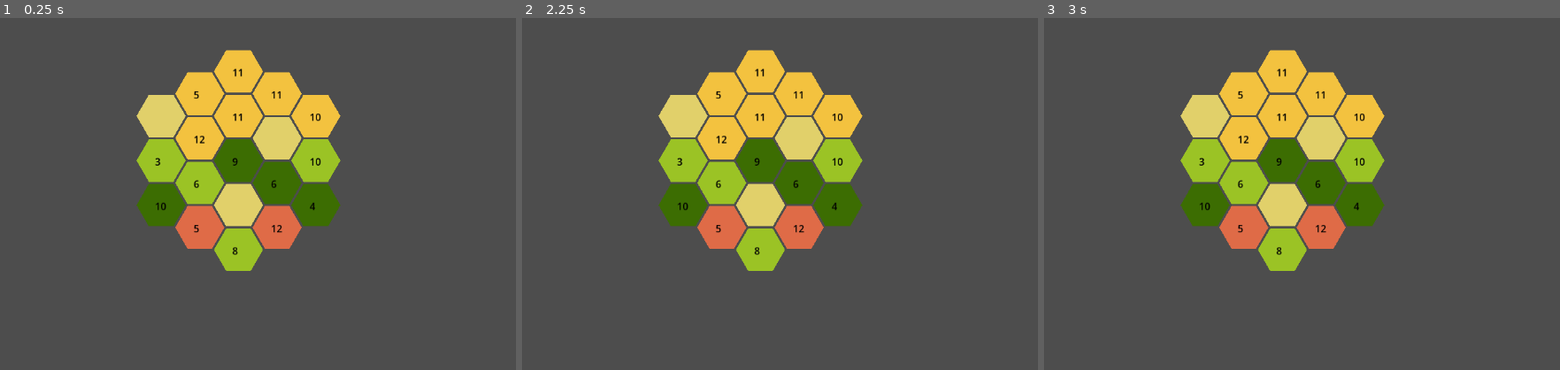
Above: before the commit, frames 1-3 (left to right).
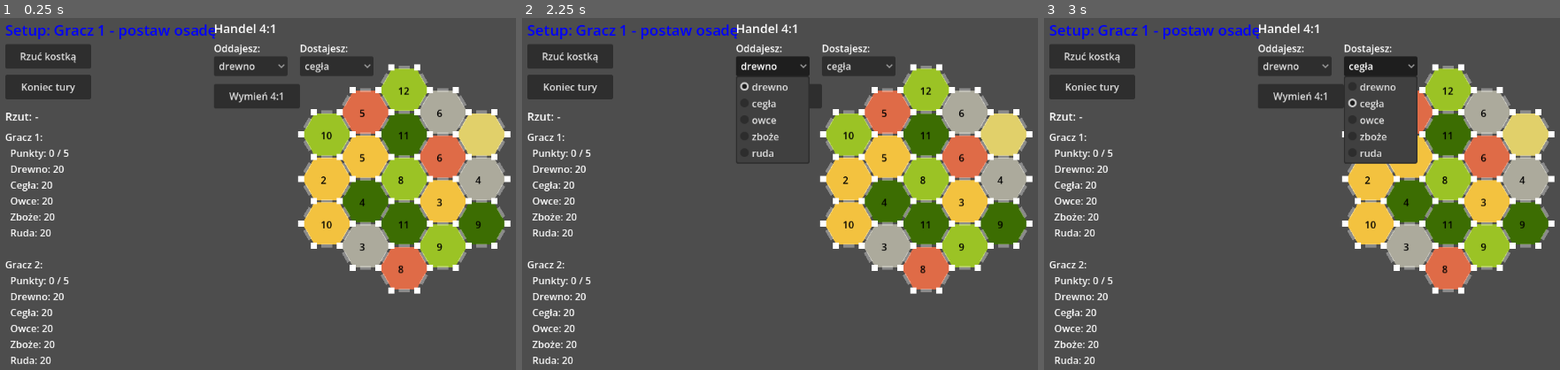
Above: after the commit, the same moments.

Repository: droidek123/hex-settlers
Game: Godot game, scene res://scenes/game.tscn
Two runs of this game, one before a commit and one after it. Both use one fixed random seed, a clock stepped at 60 frames per second and the inputs below.
Inputs (mouse positions are in pixels of both pictures, inside the frame that each line leads up to):
- Up to frame 1 (0.25 s): no input
- Up to frame 2 (2.25 s): click (568, 56) at 0.5 s, where only the run after the commit has a clickable "Rzuć kostką"; click (568, 88) at 1.25 s, where only the run after the commit has a clickable "Koniec tury"; click (774, 67) at 2 s, where only the run after the commit has a clickable "drewno"
- Up to frame 3 (3 s): click (1379, 67) at 2.75 s, where only the run after the commit has a clickable "cegła"

The runs differ from the first frame. In frame 1, 39% of the frame differs, in the area x 1-99%, y 1-99%; in frame 2, 39%; in frame 3, 38%.

Commit message:
Work in progres

Diff:
--- a/game.gd
+++ b/game.gd
@@ -1,19 +1,315 @@
 extends Node2D
 
 @export var hex_scene: PackedScene
-
-var types = ["wood", "brick", "sheep", "wheat", "ore", "desert"]
-var numbers = [2, 3, 3, 4, 4, 5, 5, 6, 6, 8, 8, 9, 9, 10, 10, 11, 11, 12]
-
-var hex_size = 42
-var map_radius = 2
-var board_offset = Vector2(400, 250)
+@export var vertex_scene: PackedScene
+@export var road_scene: PackedScene
+
+var resource_bag = [
+	"wood", "wood", "wood", "wood",
+	"brick", "brick", "brick",
+	"sheep", "sheep", "sheep", "sheep",
+	"wheat", "wheat", "wheat", "wheat",
+	"ore", "ore", "ore",
+	"desert"
+]
+
+var number_bag = [
+	2, 3, 3, 4, 4, 5, 5, 6, 6,
+	8, 8, 9, 9, 10, 10, 11, 11, 12
+]
+
+var hex_size := 42.0
+var map_radius := 2
+var board_offset := Vector2(670, 280)
+
+var hex_positions: Array[Vector2] = []
+var hex_infos := []
+var vertices_by_key := {}
+var roads_by_key := {}
+
+var current_player_index := 0
+var has_rolled_this_turn := false
+
+var player_names = [
+	"Gracz 1",
+	"Gracz 2"
+]
+
+var player_colors = [
+	Color.BLUE,
+	Color.RED
+]
+
+var player_settlement_counts = [0, 0]
+
+var victory_points = [0, 0]
+var points_to_win := 5
+var game_over := false
+
+# SETUP POCZĄTKOWY:
+# Gracz 1 -> Gracz 2 -> Gracz 2 -> Gracz 1
+var setup_phase := true
+var setup_sequence = [0, 1, 1, 0]
+var setup_step := 0
+var setup_waiting_for_road := false
+var setup_last_vertex = null
+
+var player_resources = [
+	{
+		"wood": 20,
+		"brick": 20,
+		"sheep": 20,
+		"wheat": 20,
+		"ore": 20
+	},
+	{
+		"wood": 20,
+		"brick": 20,
+		"sheep": 20,
+		"wheat": 20,
+		"ore": 20
+	}
+]
+
+var road_cost = {
+	"wood": 1,
+	"brick": 1,
+	"sheep": 0,
+	"wheat": 0,
+	"ore": 0
+}
+
+var settlement_cost = {
+	"wood": 1,
+	"brick": 1,
+	"sheep": 1,
+	"wheat": 1,
+	"ore": 0
+}
+
+var city_cost = {
+	"wood": 0,
+	"brick": 0,
+	"sheep": 0,
+	"wheat": 2,
+	"ore": 3
+}
+
+var turn_label: Label
+var dice_label: Label
+var resources_label: Label
+
+var trade_from_option: OptionButton
+var trade_to_option: OptionButton
+var trade_info_label: Label
+
+var resource_order = ["wood", "brick", "sheep", "wheat", "ore"]
 
 func _ready():
 	randomize()
+	add_to_group("game")
+
+	current_player_index = setup_sequence[setup_step]
+
+	create_turn_ui()
+
 	generate_board()
+	generate_vertices()
+	generate_roads()
+
+	update_turn_ui()
+	update_resources_ui()
+
+func create_turn_ui():
+	var canvas := CanvasLayer.new()
+	add_child(canvas)
+
+	turn_label = Label.new()
+	turn_label.position = Vector2(20, 20)
+	turn_label.add_theme_font_size_override("font_size", 24)
+	canvas.add_child(turn_label)
+
+	var roll_button := Button.new()
+	roll_button.text = "Rzuć kostką"
+	roll_button.position = Vector2(20, 60)
+	roll_button.size = Vector2(140, 40)
+	roll_button.pressed.connect(roll_dice)
+	canvas.add_child(roll_button)
+
+	var end_turn_button := Button.new()
+	end_turn_button.text = "Koniec tury"
+	end_turn_button.position = Vector2(20, 110)
+	end_turn_button.size = Vector2(140, 40)
+	end_turn_button.pressed.connect(next_turn)
+	canvas.add_child(end_turn_button)
+
+	dice_label = Label.new()
+	dice_label.position = Vector2(20, 165)
+	dice_label.add_theme_font_size_override("font_size", 18)
+	dice_label.text = "Rzut: -"
+	canvas.add_child(dice_label)
+
+	resources_label = Label.new()
+	resources_label.position = Vector2(20, 200)
+	resources_label.add_theme_font_size_override("font_size", 16)
+	canvas.add_child(resources_label)
+	create_trade_ui(canvas)
+
+func update_turn_ui():
+	if game_over:
+		return
+
+	if setup_phase:
+		if setup_waiting_for_road:
+			turn_label.text = "Setup: " + get_current_player_name() + " - postaw drogę"
+		else:
+			turn_label.text = "Setup: " + get_current_player_name() + " - postaw osadę"
+	else:
+		turn_label.text = "Tura: " + get_current_player_name()
+
+	turn_label.modulate = get_current_player_color()
+
+func update_resources_ui():
+	var text := ""
+
+	for i in range(player_names.size()):
+		var res = player_resources[i]
+
+		text += player_names[i] + ":\n"
+		text += "  Punkty: " + str(victory_points[i]) + " / " + str(points_to_win) + "\n"
+		text += "  Drewno: " + str(res["wood"]) + "\n"
+		text += "  Cegła: " + str(res["brick"]) + "\n"
+		text += "  Owce: " + str(res["sheep"]) + "\n"
+		text += "  Zboże: " + str(res["wheat"]) + "\n"
+		text += "  Ruda: " + str(res["ore"]) + "\n"
+
+		if i < player_names.size() - 1:
+			text += "\n"
+
+	resources_label.text = text
+
+func next_turn():
+	if game_over:
+		return
+
+	if setup_phase:
+		print("Najpierw zakończ setup: postaw osadę i drogę")
+		return
+
+	current_player_index += 1
+
+	if current_player_index >= player_names.size():
+		current_player_index = 0
+
+	has_rolled_this_turn = false
+	dice_label.text = "Rzut: -"
+
+	update_turn_ui()
+
+	print("Teraz gra: " + get_current_player_name())
+
+func roll_dice():
+	if game_over:
+		return
+
+	if setup_phase:
+		print("Najpierw zakończ setup")
+		return
+
+	if has_rolled_this_turn:
+		print("Już rzucałeś kostką w tej turze")
+		return
+
+	var die_1 := randi_range(1, 6)
+	var die_2 := randi_range(1, 6)
+	var result := die_1 + die_2
+
+	has_rolled_this_turn = true
+
+	dice_label.text = "Rzut: " + str(die_1) + " + " + str(die_2) + " = " + str(result)
+
+	print("Wypadło: " + str(result))
+
+	produce_resources(result)
+	update_resources_ui()
+
+func produce_resources(rolled_number: int):
+	for hex_info in hex_infos:
+		if hex_info["number"] != rolled_number:
+			continue
+
+		var resource_type = hex_info["resource_type"]
+
+		if resource_type == "desert":
+			continue
+
+		var vertex_keys = hex_info["vertex_keys"]
+
+		for vertex_key in vertex_keys:
+			if not vertices_by_key.has(vertex_key):
+				continue
+
+			var vertex = vertices_by_key[vertex_key]
+
+			if vertex.occupied and vertex.owner_id >= 0:
+				var amount := 1
+
+				if vertex.is_city:
+					amount = 2
+
+				add_resource(vertex.owner_id, resource_type, amount)
+
+				print(
+					player_names[vertex.owner_id]
+					+ " dostaje +"
+					+ str(amount)
+					+ " "
+					+ get_resource_name_pl(resource_type)
+				)
+
+func add_resource(player_id: int, resource_type: String, amount: int):
+	if player_id < 0:
+		return
+
+	if player_id >= player_resources.size():
+		return
+
+	player_resources[player_id][resource_type] += amount
+
+func get_resource_name_pl(resource_type: String) -> String:
+	match resource_type:
+		"wood":
+			return "drewno"
+		"brick":
+			return "cegła"
+		"sheep":
+			return "owce"
+		"wheat":
+			return "zboże"
+		"ore":
+			return "ruda"
+		_:
+			return resource_type
+
+func get_current_player_id() -> int:
+	return current_player_index
+
+func get_current_player_name() -> String:
+	return player_names[current_player_index]
+
+func get_current_player_color() -> Color:
+	return player_colors[current_player_index]
 
 func generate_board():
+	hex_positions.clear()
+	hex_infos.clear()
+
+	var resources = resource_bag.duplicate()
+	var numbers = number_bag.duplicate()
+
+	resources.shuffle()
+	numbers.shuffle()
+
 	for q in range(-map_radius, map_radius + 1):
 		for r in range(-map_radius, map_radius + 1):
 			if abs(q + r) > map_radius:
@@ -22,17 +318,408 @@
 			var hex = hex_scene.instantiate()
 			add_child(hex)
 
-			hex.position = axial_to_world(q, r) + board_offset
-			hex.resource_type = types.pick_random()
+			var pos = axial_to_world(q, r) + board_offset
+			hex.position = pos
+			hex_positions.append(pos)
+
+			hex.resource_type = resources.pop_back()
 
 			if hex.resource_type == "desert":
 				hex.number = 0
 			else:
-				hex.number = numbers.pick_random()
+				hex.number = numbers.pop_back()
 
 			hex.refresh()
+
+			var vertex_keys: Array[String] = []
+
+			for i in range(6):
+				var angle = deg_to_rad(60 * i)
+				var corner_pos = pos + Vector2(cos(angle), sin(angle)) * hex_size
+				var key = get_vertex_key(corner_pos)
+				vertex_keys.append(key)
+
+			hex_infos.append({
+				"node": hex,
+				"resource_type": hex.resource_type,
+				"number": hex.number,
+				"vertex_keys": vertex_keys
+			})
+
+func generate_vertices():
+	vertices_by_key.clear()
+
+	for center_pos in hex_positions:
+		for i in range(6):
+			var angle = deg_to_rad(60 * i)
+			var corner_pos = center_pos + Vector2(cos(angle), sin(angle)) * hex_size
+
+			var key = get_vertex_key(corner_pos)
+
+			if vertices_by_key.has(key):
+				continue
+
+			var vertex = vertex_scene.instantiate()
+			add_child(vertex)
+
+			vertex.position = corner_pos
+			vertex.z_index = 10
+
+			vertices_by_key[key] = vertex
+
+func generate_roads():
+	roads_by_key.clear()
+
+	for center_pos in hex_positions:
+		var corner_keys: Array[String] = []
+
+		for i in range(6):
+			var angle = deg_to_rad(60 * i)
+			var corner_pos = center_pos + Vector2(cos(angle), sin(angle)) * hex_size
+			var key = get_vertex_key(corner_pos)
+			corner_keys.append(key)
+
+		for i in range(6):
+			var key_a = corner_keys[i]
+			var key_b = corner_keys[(i + 1) % 6]
+
+			var road_key = get_road_key(key_a, key_b)
+
+			if roads_by_key.has(road_key):
+				continue
+
+			if not vertices_by_key.has(key_a) or not vertices_by_key.has(key_b):
+				continue
+
+			var vertex_a = vertices_by_key[key_a]
+			var vertex_b = vertices_by_key[key_b]
+
+			var road = road_scene.instantiate()
+			add_child(road)
+
+			road.setup(vertex_a, vertex_b)
+			road.z_index = 5
+
+			vertex_a.connected_roads.append(road)
+			vertex_b.connected_roads.append(road)
+
+			roads_by_key[road_key] = road
+
+func register_settlement(player_id: int):
+	player_settlement_counts[player_id] += 1
+	victory_points[player_id] += 1
+
+	update_resources_ui()
+	check_victory(player_id)
+
+func register_city(player_id: int):
+	victory_points[player_id] += 1
+
+	update_resources_ui()
+	check_victory(player_id)
+
+func check_victory(player_id: int):
+	if victory_points[player_id] >= points_to_win:
+		game_over = true
+
+		turn_label.text = "Wygrywa: " + player_names[player_id]
+		turn_label.modulate = player_colors[player_id]
+
+		print(player_names[player_id] + " wygrywa grę!")
+
+func can_build_settlement(vertex) -> bool:
+	if game_over:
+		return false
+
+	if vertex.occupied:
+		return false
+
+	if not is_vertex_far_enough(vertex):
+		print("Nie można budować osady obok innej osady")
+		return false
+
+	var player_id = get_current_player_id()
+
+	if setup_phase:
+		if setup_waiting_for_road:
+			print("Najpierw postaw drogę przy ostatniej osadzie")
+			return false
+
+		return true
+
+	if not can_afford_settlement(player_id):
+		print("Brakuje surowców na osadę")
+		return false
+
+	for road in vertex.connected_roads:
+		if road.occupied and road.owner_id == player_id:
+			return true
+
+	return false
+
+func can_upgrade_city(vertex) -> bool:
+	if game_over:
+		return false
+
+	if setup_phase:
+		print("Nie można budować miasta w setupie")
+		return false
+
+	if not vertex.occupied:
+		return false
+
+	if vertex.is_city:
+		print("To już jest miasto")
+		return false
+
+	var player_id = get_current_player_id()
+
+	if vertex.owner_id != player_id:
+		print("To nie jest twoja osada")
+		return false
+
+	if not can_afford_city(player_id):
+		print("Brakuje surowców na miasto")
+		return false
+
+	return true
+
+func can_build_road(road) -> bool:
+	if game_over:
+		return false
+
+	if road.occupied:
+		return false
+
+	var player_id = get_current_player_id()
+
+	if setup_phase:
+		if not setup_waiting_for_road:
+			print("Najpierw postaw osadę")
+			return false
+
+		if road.vertex_a != setup_last_vertex and road.vertex_b != setup_last_vertex:
+			print("Droga w setupie musi wychodzić z ostatniej osady")
+			return false
+
+		return true
+
+	if not can_afford_road(player_id):
+		print("Brakuje surowców na drogę")
+		return false
+
+	if road.vertex_a.owner_id == player_id:
+		return true
+
+	if road.vertex_b.owner_id == player_id:
+		return true
+
+	for connected_road in road.vertex_a.connected_roads:
+		if connected_road.occupied and connected_road.owner_id == player_id:
+			return true
+
+	for connected_road in road.vertex_b.connected_roads:
+		if connected_road.occupied and connected_road.owner_id == player_id:
+			return true
+
+	return false
+
+func get_vertex_key(pos: Vector2) -> String:
+	return "%d_%d" % [int(round(pos.x)), int(round(pos.y))]
+
+func get_road_key(key_a: String, key_b: String) -> String:
+	var keys = [key_a, key_b]
+	keys.sort()
+	return keys[0] + "_" + keys[1]
 
 func axial_to_world(q: int, r: int) -> Vector2:
 	var x = hex_size * (3.0 / 2.0 * q)
 	var y = hex_size * (sqrt(3) / 2.0 * q + sqrt(3) * r)
 	return Vector2(x, y)
+
+func has_resources(player_id: int, cost: Dictionary) -> bool:
+	var resources = player_resources[player_id]
+
+	for resource_type in cost.keys():
+		if resources[resource_type] < cost[resource_type]:
+			return false
+
+	return true
+
+func pay_resources(player_id: int, cost: Dictionary):
+	var resources = player_resources[player_id]
+
+	for resource_type in cost.keys():
+		resources[resource_type] -= cost[resource_type]
+
+	update_resources_ui()
+
+func can_afford_road(player_id: int) -> bool:
+	return has_resources(player_id, road_cost)
+
+func can_afford_settlement(player_id: int) -> bool:
+	return has_resources(player_id, settlement_cost)
+
+func can_afford_city(player_id: int) -> bool:
+	return has_resources(player_id, city_cost)
+
+func pay_for_road(player_id: int):
+	pay_resources(player_id, road_cost)
+
+func pay_for_settlement(player_id: int):
+	pay_resources(player_id, settlement_cost)
+
+func pay_for_city(player_id: int):
+	pay_resources(player_id, city_cost)
+
+func is_setup_phase() -> bool:
+	return setup_phase
+
+func is_vertex_far_enough(vertex) -> bool:
+	for road in vertex.connected_roads:
+		var other_vertex = get_other_vertex(road, vertex)
+
+		if other_vertex != null and other_vertex.occupied:
+			return false
+
+	return true
+
+func get_other_vertex(road, vertex):
+	if road.vertex_a == vertex:
+		return road.vertex_b
+
+	if road.vertex_b == vertex:
+		return road.vertex_a
+
+	return null
+
+func on_settlement_built(vertex, player_id: int):
+	if setup_phase:
+		setup_waiting_for_road = true
+		setup_last_vertex = vertex
+		update_turn_ui()
+
+func on_city_built(vertex, player_id: int):
+	register_city(player_id)
+	print(player_names[player_id] + " rozbudował osadę do miasta")
+
+func on_road_built(road, player_id: int):
+	if not setup_phase:
+		return
+
+	setup_waiting_for_road = false
+	setup_last_vertex = null
+
+	setup_step += 1
+
+	if setup_step >= setup_sequence.size():
+		setup_phase = false
+		current_player_index = 0
+		has_rolled_this_turn = false
+		dice_label.text = "Rzut: -"
+
+		print("Setup zakończony. Zaczyna normalna gra.")
+	else:
+		current_player_index = setup_sequence[setup_step]
+		print("Setup: teraz " + get_current_player_name())
+
+	update_turn_ui()
+
+func create_trade_ui(canvas: CanvasLayer):
+	var trade_x := 360
+	var trade_y := 20
+
+	var trade_title := Label.new()
+	trade_title.text = "Handel 4:1"
+	trade_title.position = Vector2(trade_x, trade_y)
+	trade_title.add_theme_font_size_override("font_size", 20)
+	canvas.add_child(trade_title)
+
+	var from_label := Label.new()
+	from_label.text = "Oddajesz:"
+	from_label.position = Vector2(trade_x, trade_y + 35)
+	canvas.add_child(from_label)
+
+	trade_from_option = OptionButton.new()
+	trade_from_option.position = Vector2(trade_x, trade_y + 60)
+	trade_from_option.size = Vector2(120, 32)
+	canvas.add_child(trade_from_option)
+
+	var to_label := Label.new()
+	to_label.text = "Dostajesz:"
+	to_label.position = Vector2(trade_x + 140, trade_y + 35)
+	canvas.add_child(to_label)
+
+	trade_to_option = OptionButton.new()
+	trade_to_option.position = Vector2(trade_x + 140, trade_y + 60)
+	trade_to_option.size = Vector2(120, 32)
+	canvas.add_child(trade_to_option)
+
+	for i in range(resource_order.size()):
+		var resource_type = resource_order[i]
+		var resource_name = get_resource_name_pl(resource_type)
+
+		trade_from_option.add_item(resource_name, i)
+		trade_to_option.add_item(resource_name, i)
+
+	trade_from_option.select(0)
+	trade_to_option.select(1)
+
+	var trade_button := Button.new()
+	trade_button.text = "Wymień 4:1"
+	trade_button.position = Vector2(trade_x, trade_y + 105)
+	trade_button.size = Vector2(140, 40)
+	trade_button.pressed.connect(trade_4_to_1)
+	canvas.add_child(trade_button)
+
+	trade_info_label = Label.new()
+	trade_info_label.text = ""
+	trade_info_label.visible = false
+	canvas.add_child(trade_info_label)
+
+func trade_4_to_1():
+	if game_over:
+		return
+
+	if setup_phase:
+		trade_info_label.text = "Handel dostępny po setupie"
+		print("Handel dostępny dopiero po setupie")
+		return
+
+	var from_idx := trade_from_option.get_selected_id()
+	var to_idx := trade_to_option.get_selected_id()
+
+	if from_idx < 0 or to_idx < 0:
+		return
+
+	var from_resource = resource_order[from_idx]
+	var to_resource = resource_order[to_idx]
+
+	if from_resource == to_resource:
+		trade_info_label.text = "Wybierz różne surowce"
+		print("Nie można wymienić surowca na ten sam surowiec")
+		return
+
+	var player_id = get_current_player_id()
+	var resources = player_resources[player_id]
+
+	if resources[from_resource] < 4:
+		trade_info_label.text = "Brakuje: " + get_resource_name_pl(from_resource)
+		print("Brakuje surowców do handlu 4:1")
+		return
+
+	resources[from_resource] -= 4
+	resources[to_resource] += 1
+
+	update_resources_ui()
+
+	var message = (
+		get_current_player_name()
+		+ " wymienił 4 "
+		+ get_resource_name_pl(from_resource)
+		+ " na 1 "
+		+ get_resource_name_pl(to_resource)
+	)
+
+	trade_info_label.text = message
+	print(message)
--- /dev/null
+++ b/road.gd
@@ -0,0 +1,70 @@
+extends Area2D
+
+var occupied := false
+var owner_id := -1
+
+var vertex_a = null
+var vertex_b = null
+
+var length := 40.0
+var thickness := 6.0
+var endpoint_margin := 12.0
+
+@onready var visual: Polygon2D = $Polygon2D
+@onready var collision: CollisionShape2D = $CollisionShape2D
+
+func _ready():
+	visual.color = Color(1, 1, 1, 0.35)
+
+func setup(a, b):
+	vertex_a = a
+	vertex_b = b
+
+	var start_pos = vertex_a.global_position
+	var end_pos = vertex_b.global_position
+
+	var middle = (start_pos + end_pos) / 2.0
+	var direction = end_pos - start_pos
+
+	global_position = middle
+	rotation = direction.angle()
+
+	var full_length = direction.length()
+	length = max(full_length - endpoint_margin * 2.0, 1.0)
+
+	visual.polygon = PackedVector2Array([
+		Vector2(-length / 2.0, -thickness / 2.0),
+		Vector2(length / 2.0, -thickness / 2.0),
+		Vector2(length / 2.0, thickness / 2.0),
+		Vector2(-length / 2.0, thickness / 2.0)
+	])
+
+	var shape := RectangleShape2D.new()
+	shape.size = Vector2(length, thickness)
+	collision.shape = shape
+
+func _input_event(viewport, event, shape_idx):
+	if event is InputEventMouseButton and event.pressed and event.button_index == MOUSE_BUTTON_LEFT:
+		viewport.set_input_as_handled()
+
+		var game = get_tree().get_first_node_in_group("game")
+
+		if game == null:
+			return
+
+		if game.can_build_road(self):
+			build_road(game)
+		else:
+			print("Nie można tutaj zbudować drogi")
+
+func build_road(game):
+	occupied = true
+	owner_id = game.get_current_player_id()
+	visual.color = game.get_current_player_color()
+
+	if not game.is_setup_phase():
+		game.pay_for_road(owner_id)
+
+	game.on_road_built(self, owner_id)
+
+	print(game.get_current_player_name() + " zbudował drogę")
--- a/scenes/game.tscn
+++ b/scenes/game.tscn
@@ -2,7 +2,11 @@
 
 [ext_resource type="Script" uid="uid://6axhjqfrw1te" path="res://game.gd" id="1_uwrxv"]
 [ext_resource type="PackedScene" uid="uid://cl44svt6dojr7" path="res://scenes/hex.tscn" id="2_yqjtg"]
+[ext_resource type="PackedScene" uid="uid://8xjk3sbwgl4b" path="res://scenes/vertex.tscn" id="3_lnu2h"]
+[ext_resource type="PackedScene" uid="uid://dnmk4b11jx8c5" path="res://scenes/road.tscn" id="4_lbhrr"]
 
 [node name="Game" type="Node2D" unique_id=423652728]
 script = ExtResource("1_uwrxv")
 hex_scene = ExtResource("2_yqjtg")
+vertex_scene = ExtResource("3_lnu2h")
+road_scene = ExtResource("4_lbhrr")
--- /dev/null
+++ b/scenes/road.tscn
@@ -0,0 +1,10 @@
+[gd_scene format=3 uid="uid://dnmk4b11jx8c5"]
+
+[ext_resource type="Script" uid="uid://b4ps87hsnj6xk" path="res://road.gd" id="1_mv8x7"]
+
+[node name="Road" type="Area2D" unique_id=1526846050]
+script = ExtResource("1_mv8x7")
+
+[node name="Polygon2D" type="Polygon2D" parent="." unique_id=1329174355]
+
+[node name="CollisionShape2D" type="CollisionShape2D" parent="." unique_id=1492221575]
--- /dev/null
+++ b/scenes/vertex.tscn
@@ -0,0 +1,13 @@
+[gd_scene format=3 uid="uid://8xjk3sbwgl4b"]
+
+[ext_resource type="Script" uid="uid://dfr5wolcwobw4" path="res://vertex.gd" id="1_qio6b"]
+
+[sub_resource type="CircleShape2D" id="CircleShape2D_1tjk8"]
+
+[node name="Vertex" type="Area2D" unique_id=95297912]
+script = ExtResource("1_qio6b")
+
+[node name="CollisionShape2D" type="CollisionShape2D" parent="." unique_id=26754068]
+shape = SubResource("CircleShape2D_1tjk8")
+
+[node name="Polygon2D" type="Polygon2D" parent="." unique_id=1603917615]
--- /dev/null
+++ b/vertex.gd
@@ -0,0 +1,65 @@
+extends Area2D
+
+var occupied := false
+var owner_id := -1
+var is_city := false
+var connected_roads: Array = []
+
+@onready var visual: Polygon2D = $Polygon2D
+
+func _ready():
+	set_visual_size(5)
+	visual.color = Color.WHITE
+
+func set_visual_size(size: float):
+	visual.polygon = PackedVector2Array([
+		Vector2(-size, -size),
+		Vector2(size, -size),
+		Vector2(size, size),
+		Vector2(-size, size)
+	])
+
+func _input_event(viewport, event, shape_idx):
+	if event is InputEventMouseButton and event.pressed and event.button_index == MOUSE_BUTTON_LEFT:
+		viewport.set_input_as_handled()
+
+		var game = get_tree().get_first_node_in_group("game")
+
+		if game == null:
+			return
+
+		if not occupied:
+			if game.can_build_settlement(self):
+				build_settlement(game)
+			else:
+				print("Nie można tutaj zbudować osady")
+		else:
+			if game.can_upgrade_city(self):
+				upgrade_to_city(game)
+			else:
+				print("Nie można tutaj zbudować miasta")
+
+func build_settlement(game):
+	occupied = true
+	owner_id = game.get_current_player_id()
+	is_city = false
+
+	set_visual_size(5)
+	visual.color = game.get_current_player_color()
+
+	if not game.is_setup_phase():
+		game.pay_for_settlement(owner_id)
+
+	game.register_settlement(owner_id)
+	game.on_settlement_built(self, owner_id)
+
+	print(game.get_current_player_name() + " zbudował osadę")
+
+func upgrade_to_city(game):
+	is_city = true
+
+	set_visual_size(8)
+	visual.color = game.get_current_player_color()
+
+	game.pay_for_city(owner_id)
+	game.on_city_built(self, owner_id)
Not shown, added: road.gd.uid
Not shown, added: vertex.gd.uid
Not shown, removed: .editorconfig
